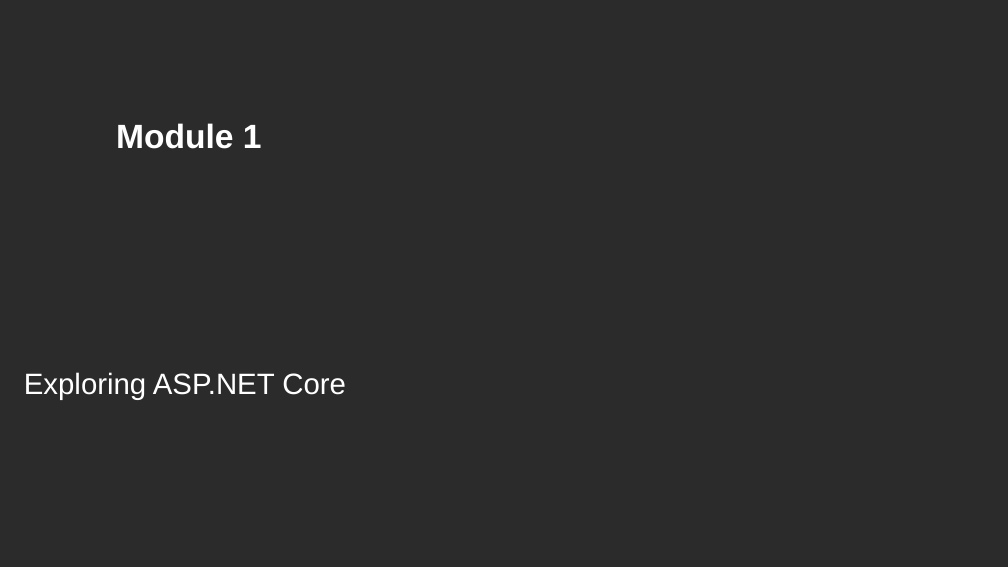
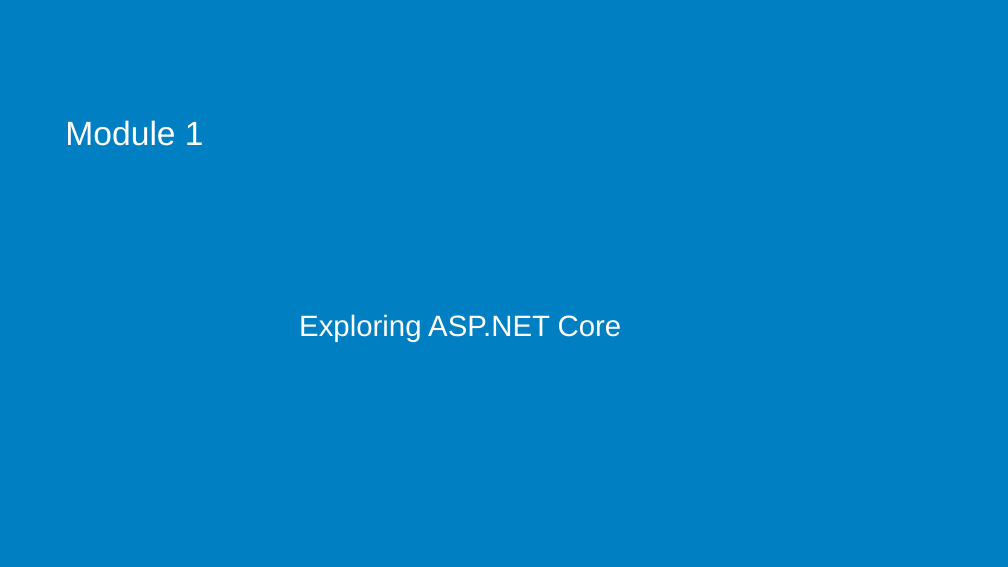
Before and after one commit to scolapicchioni/razorhybrid, a slide deck: slide 1 of Slides/Razor_01.pptx. Drawn at 1008x567 pixels with LibreOffice and Linux fonts; fonts in the diff are those of the drawing; background and template pictures are left out; a plain dark background stands for a picture behind light text. Boxes give left, top, right and bottom in pixels: in the first picture for what was removed or moved away, otherwise in the second. Text is boxed around its words. In the diff, an @@ line names an element or a change of style, - is before the commit and + after.

```diff
--- a/Slides/Razor_01.pptx
+++ b/Slides/Razor_01.pptx
@@ background picture (left out) to #007FC3 @@
@@ title "Module 1" moved from (x1=116, y1=123, x2=262, y2=149) to (x1=65, y1=120, x2=204, y2=146) @@
@@ title "Module 1" at (x1=65, y1=120, x2=204, y2=146): bold off; alignment centre to left @@
@@ subtitle "Exploring ASP.NET Core" moved from (x1=24, y1=372, x2=346, y2=400) to (x1=299, y1=314, x2=622, y2=342) @@
@@ subtitle "Exploring ASP.NET Core" at (x1=299, y1=314, x2=622, y2=342): alignment centre to left; line spacing 1.2 to 1.05 @@
```
Also in this commit, not shown: 17 other slides changed, 39 other files.
